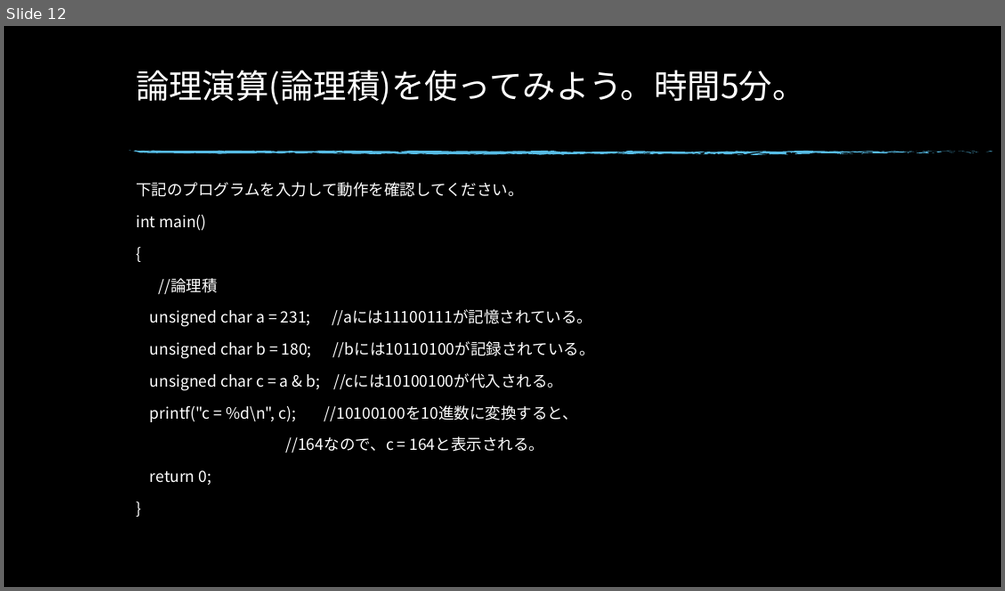
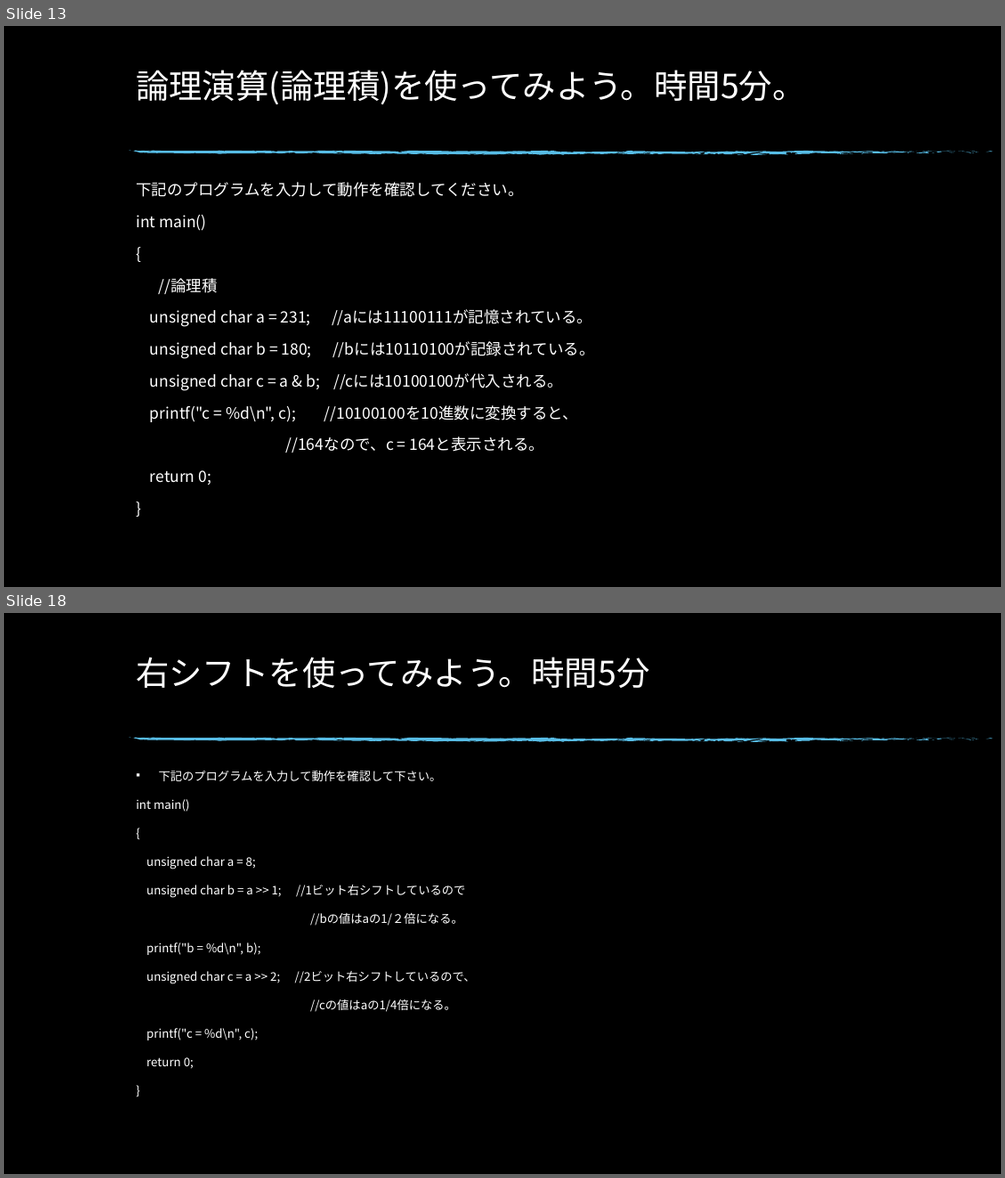
Before and after one commit to KawaharaKiyohara/GameMath_2, a slide deck: new/【ゲーム数学Ⅱ】第六回目_論理演算.pptx. Shown one above the other, each under a label of ours: slide 12 before the commit, slides 13 and 18 after it; the slides between them are not shown. The pictures are 1005x591 and 1005x1178 pixels, drawn with LibreOffice and Linux fonts; fonts in the diff are those of the drawing; background and template pictures are left out. Boxes give left, top, right and bottom in pixels: in the first picture for what was removed or moved away, otherwise in the second. Text is boxed around its words. In the diff, an @@ line names an element or a change of style, - is before the commit and + after.

```diff
--- a/new/【ゲーム数学Ⅱ】第六回目_論理演算.pptx
+++ b/new/【ゲーム数学Ⅱ】第六回目_論理演算.pptx
@@ slide 18 added at (x1=4, y1=613, x2=1001, y2=1174), background picture (left out); not listed: 74 template elements that a slide beside it also shows @@
@@ title added at (x1=136, y1=657, x2=649, y2=688), 32 pt, text #FFFFFF @@
+右シフトを使ってみよう。時間5分
@@ text added at (x1=136, y1=771, x2=476, y2=1069), 11.4 pt, text #FFFFFF @@
+▪ 下記のプログラムを入力して動作を確認して下さい。
+int main()
+{
+unsigned char a = 8;
+unsigned char b = a >> 1; //1ビット右シフトしているので
+//bの値はaの1/２倍になる。
+printf("b = %d\n", b);
+unsigned char c = a >> 2; //2ビット右シフトしているので、
+//cの値はaの1/4倍になる。
+printf("c = %d\n", c);
+return 0;
+}
@@ what was slide 12 is now slide 13 @@
```
Also in this commit, not shown: 5 other slides added.
